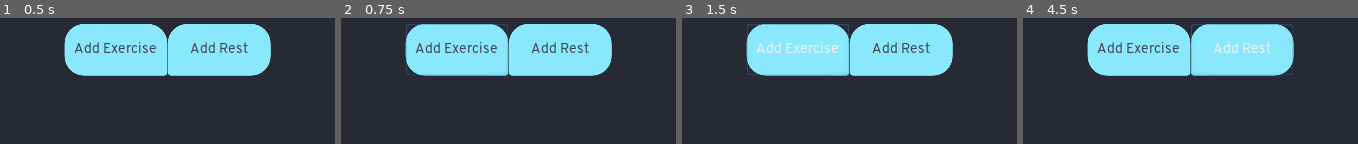
Above: before the commit, frames 1-4 (left to right).
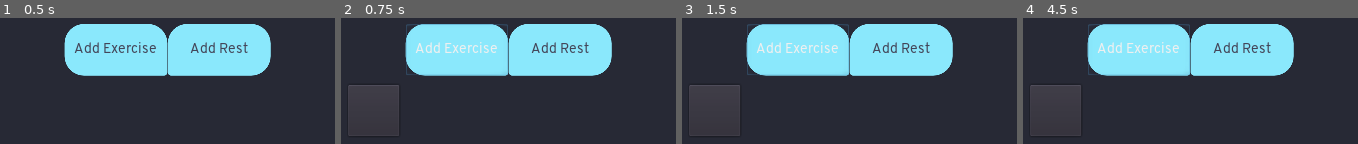
Above: after the commit, the same moments.

Repository: DevMort/Exercise-Assistant
Game: Godot game, scene res://Main.tscn
Same seed, same stepped clock (60 frames per second), same inputs: the game is played once before the commit and once after it.
Inputs (mouse positions are in pixels of both pictures, inside the frame that each line leads up to):
- Up to frame 1 (0.5 s): no input
- Up to frame 2 (0.75 s): click "Add Exercise" at 0.5 s
- Up to frame 3 (1.5 s): click (715, 109) at 1.27 s
- Up to frame 4 (4.5 s): click "Add Rest" at 2 s; click "Add Exercise" at 2.75 s; click "Add Rest" at 3.5 s; click (1056, 109) at 4.27 s

Frame 1 is identical in both runs. In frame 2, 1.3% of the frame differs, in the area x 2-47%, y 19-94%; in frame 3, 0.4%; in frame 4, 3.2%, in the area x 2-81%, y 4-94%.

Commit message:
Exercise addition functionality

Diff:
--- /dev/null
+++ b/Exercise.tscn
@@ -0,0 +1,47 @@
+[gd_scene load_steps=2 format=2]
+
+[ext_resource path="res://Scripts/Exercise.gd" type="Script" id=1]
+
+[node name="Exercise" type="MarginContainer"]
+margin_right = 40.0
+margin_bottom = 40.0
+script = ExtResource( 1 )
+__meta__ = {
+"_edit_use_anchors_": false
+}
+
+[node name="CenterContainer" type="CenterContainer" parent="."]
+margin_right = 64.0
+margin_bottom = 64.0
+
+[node name="Button" type="Button" parent="CenterContainer"]
+margin_right = 64.0
+margin_bottom = 64.0
+rect_min_size = Vector2( 64, 64 )
+
+[node name="CanvasLayer" type="CanvasLayer" parent="."]
+
+[node name="MarginContainer" type="MarginContainer" parent="CanvasLayer"]
+anchor_right = 1.0
+anchor_bottom = 1.0
+custom_constants/margin_right = 64
+custom_constants/margin_top = 64
+custom_constants/margin_left = 64
+custom_constants/margin_bottom = 256
+__meta__ = {
+"_edit_use_anchors_": false
+}
+
+[node name="Panel" type="ColorRect" parent="CanvasLayer/MarginContainer"]
+margin_left = 64.0
+margin_top = 64.0
+margin_right = 386.0
+margin_bottom = 744.0
+color = Color( 1, 0.721569, 0.423529, 1 )
+
+[node name="MarginContainer" type="MarginContainer" parent="CanvasLayer/MarginContainer/Panel"]
+anchor_right = 1.0
+anchor_bottom = 1.0
+__meta__ = {
+"_edit_use_anchors_": false
+}
--- a/Main.tscn
+++ b/Main.tscn
@@ -1,6 +1,8 @@
-[gd_scene load_steps=8 format=2]
+[gd_scene load_steps=10 format=2]
 
 [ext_resource path="res://Fonts/overpass-regular.otf" type="DynamicFontData" id=1]
+[ext_resource path="res://Scripts/Main.gd" type="Script" id=2]
+[ext_resource path="res://Exercise.tscn" type="PackedScene" id=3]
 
 [sub_resource type="StyleBoxFlat" id=1]
 bg_color = Color( 0.545098, 0.913725, 0.992157, 1 )
@@ -41,9 +43,11 @@
 [node name="Main" type="Control"]
 anchor_right = 1.0
 anchor_bottom = 1.0
+script = ExtResource( 2 )
 __meta__ = {
 "_edit_use_anchors_": false
 }
+exercise_scene = ExtResource( 3 )
 
 [node name="VBoxContainer" type="VBoxContainer" parent="."]
 anchor_right = 1.0
@@ -98,14 +102,18 @@
 margin_bottom = 1000.0
 size_flags_vertical = 3
 custom_constants/margin_right = 24
+custom_constants/margin_top = 8
 custom_constants/margin_left = 24
 custom_constants/margin_bottom = 24
 
 [node name="GridContainer" type="GridContainer" parent="VBoxContainer/MarginContainer2"]
 margin_left = 24.0
+margin_top = 8.0
 margin_right = 426.0
 margin_bottom = 884.0
-columns = 4
+custom_constants/vseparation = 8
+custom_constants/hseparation = 20
+columns = 5
 __meta__ = {
 "_edit_use_anchors_": false
 }
--- /dev/null
+++ b/Scripts/Exercise.gd
@@ -0,0 +1,11 @@
+extends MarginContainer
+
+onready var button = $CenterContainer/Button
+onready var panel = $CanvasLayer/MarginContainer/Panel
+
+func _ready():
+	button.connect("pressed", self, "modify_exercise")
+	panel.hide()
+
+func modify_exercise() -> void:
+	panel.show()
--- /dev/null
+++ b/Scripts/Main.gd
@@ -0,0 +1,13 @@
+extends Control
+
+export (PackedScene) var exercise_scene
+
+onready var add_exercise_button = $VBoxContainer/MarginContainer/HBoxContainer/add_exerise
+onready var grid = $VBoxContainer/MarginContainer2/GridContainer
+
+func _ready():
+	add_exercise_button.connect("pressed", self, "add_exercise")
+
+func add_exercise() -> void:
+	var e = exercise_scene.instance()
+	grid.add_child(e)
--- a/Unit.tscn
+++ /dev/null
@@ -1,18 +0,0 @@
-[gd_scene format=2]
-
-[node name="Unit" type="MarginContainer"]
-margin_right = 40.0
-margin_bottom = 40.0
-__meta__ = {
-"_edit_use_anchors_": false
-}
-
-[node name="CenterContainer" type="CenterContainer" parent="."]
-margin_right = 40.0
-margin_bottom = 40.0
-
-[node name="Button" type="Button" parent="CenterContainer"]
-margin_left = 14.0
-margin_top = 10.0
-margin_right = 26.0
-margin_bottom = 30.0
